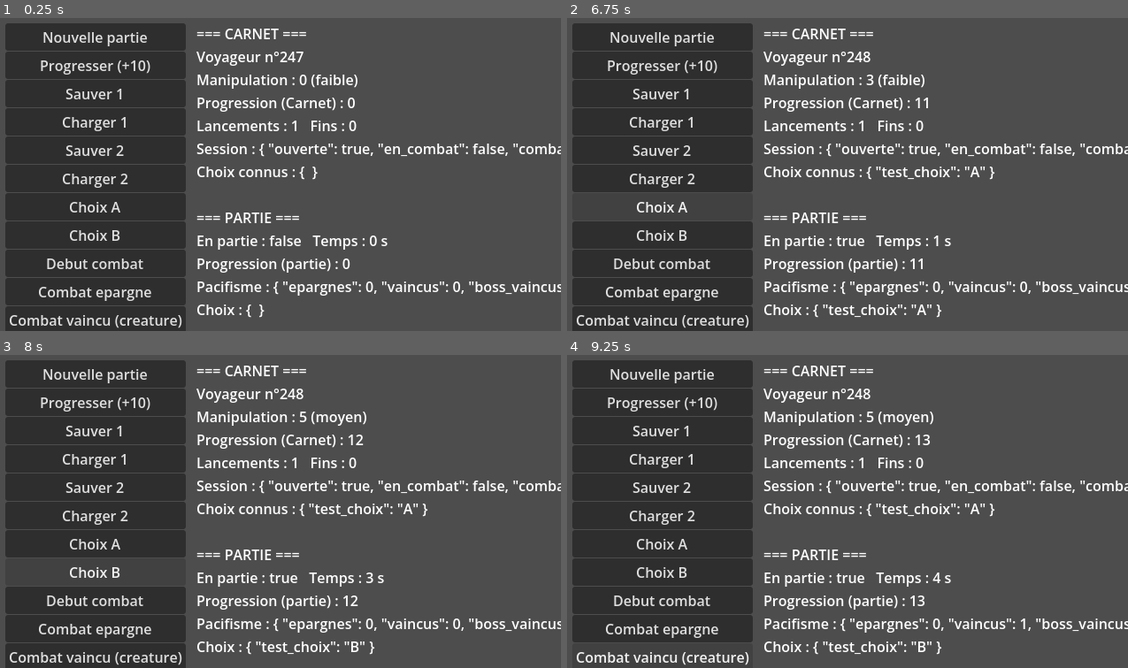
Above: before the commit, frames 1-4 (two rows, left to right).
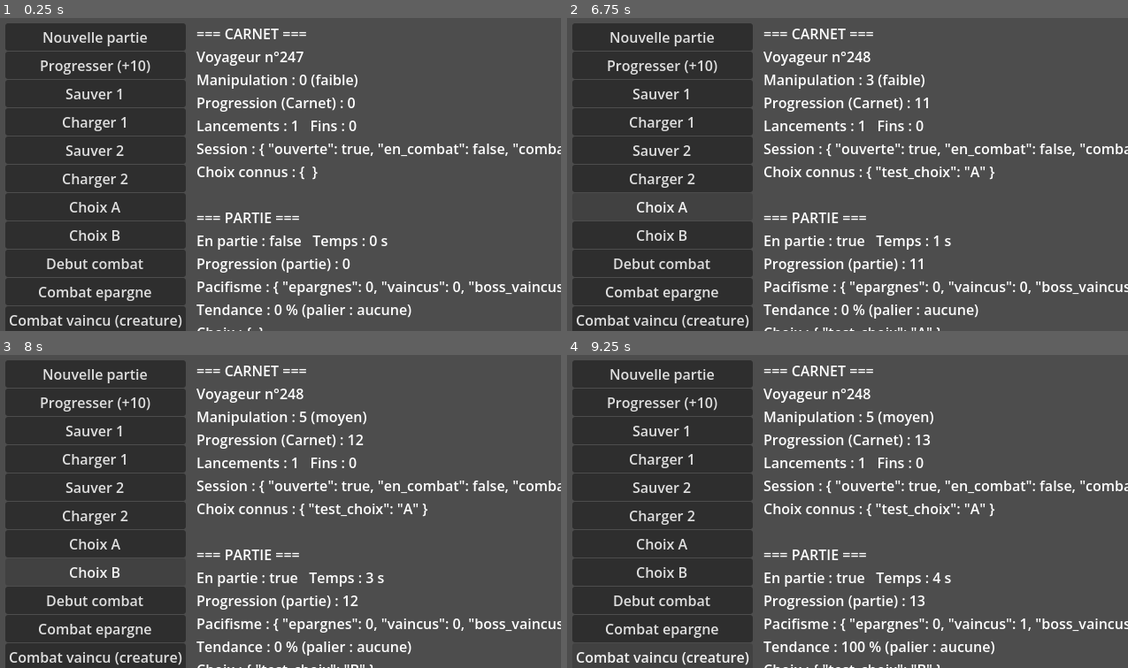
Above: after the commit, the same moments.

Repository: NightKiiro/voyageur-247
Game: Godot game, scene res://scenes/debug/carnet_debug.tscn
The game is run twice, just before and just after one commit, with the same random seed, the same clock (stepped at 60 frames per second) and the same inputs. The project has no main scene, so this scene is started directly.
Inputs:
- Up to frame 1 (0.25 s): no input
- Up to frame 2 (6.75 s): click "Combat epargne" at 0.5 s; click "Nouvelle partie" at 1.25 s; click "Nouvelle partie" at 2 s; click "Progresser (+10)" at 2.75 s; click "Sauver 1" at 3.5 s; click "Charger 1" at 4.25 s; click "Sauver 2" at 5 s; click "Charger 2" at 5.75 s; click "Choix A" at 6.5 s
- Up to frame 3 (8 s): click "Choix B" at 7.25 s
- Up to frame 4 (9.25 s): click "Debut combat" at 8 s; click "Combat vaincu (creature)" at 8.75 s

The runs differ from the first frame. In frame 1, 0.7% of the frame differs, in the area x 35-74%, y 91-100%; in frame 2, 0.8%; in frame 3, 0.9%; in frame 4, 0.9%, in the area x 35-77%, y 91-100%.

Commit message:
feat: add violence tendency for Lumi's in-game reactions

Diff:
--- a/scripts/autoload/game_state.gd
+++ b/scripts/autoload/game_state.gd
@@ -3,11 +3,16 @@
 ## Voir docs/STRUCTURE.md (les axes) et docs/MEMORY_SYSTEM.md (format des sauvegardes).
 
 signal etat_modifie
+signal palier_violence_change(palier: String)
 
 const LIEN_MAX := {"lumi": 10, "ortie": 5, "cardon": 5, "mirette": 5}
 ## Boss qui comptent pour la route Violente. À compléter avec les boss des actes 2 et 3.
 const BOSS_PRINCIPAUX := ["gardien_puits"]
 const SEUIL_VIOLENT := 0.7
+const SEUIL_TENDANCE_MARQUEE := 0.5
+const SEUIL_TENDANCE_FORTE := 0.8
+## Nombre de combats avant que la tendance ne compte (évite les 0 % / 100 % du premier combat).
+const MIN_COMBATS_TENDANCE := 3
 
 var en_partie := false
 var progression := 0
@@ -70,6 +75,7 @@
 # --- Combats ----------------------------------------------------------------
 
 func terminer_combat(epargne: bool, boss_id: String = "") -> void:
+	var palier_avant := get_palier_violence()
 	if epargne:
 		pacifisme["epargnes"] += 1
 	else:
@@ -80,18 +86,42 @@
 	Carnet.fin_combat()
 	avancer_progression()
 
-
-## "pacifiste", "mixte" ou "violent" (voir docs/STRUCTURE.md, section 2.1).
+	var palier_apres := get_palier_violence()
+	if palier_apres != palier_avant:
+		palier_violence_change.emit(palier_apres)
+
+
+## "pacifiste", "mixte" ou "violent" : décide de la fin (voir docs/STRUCTURE.md, section 2.1).
 func get_etat_pacifisme() -> String:
-	var vaincus: int = pacifisme["vaincus"]
-	var total: int = vaincus + int(pacifisme["epargnes"])
-	if vaincus == 0:
+	if int(pacifisme["vaincus"]) == 0:
 		return "pacifiste"
 	var boss_vaincus: Array = pacifisme["boss_vaincus"]
 	var tous_les_boss := BOSS_PRINCIPAUX.all(func(boss: String) -> bool: return boss_vaincus.has(boss))
-	if tous_les_boss and float(vaincus) / total >= SEUIL_VIOLENT:
+	if tous_les_boss and get_tendance_violence() >= SEUIL_VIOLENT:
 		return "violent"
 	return "mixte"
+
+
+## Part des combats terminés par la force, de 0.0 à 1.0.
+func get_tendance_violence() -> float:
+	var vaincus: int = pacifisme["vaincus"]
+	var total: int = vaincus + int(pacifisme["epargnes"])
+	if total == 0:
+		return 0.0
+	return float(vaincus) / total
+
+
+## "aucune", "marquee" ou "forte" : fait réagir Lumi pendant la partie.
+func get_palier_violence() -> String:
+	var total: int = int(pacifisme["vaincus"]) + int(pacifisme["epargnes"])
+	if total < MIN_COMBATS_TENDANCE:
+		return "aucune"
+	var tendance := get_tendance_violence()
+	if tendance >= SEUIL_TENDANCE_FORTE:
+		return "forte"
+	if tendance >= SEUIL_TENDANCE_MARQUEE:
+		return "marquee"
+	return "aucune"
 
 
 # --- Liens, vérité, inventaire ----------------------------------------------
--- a/scripts/debug/carnet_debug.gd
+++ b/scripts/debug/carnet_debug.gd
@@ -48,6 +48,7 @@
 	_ajouter_bouton(boutons, "Quitter", Carnet.quitter)
 
 	Carnet.souvenir_enregistre.connect(_on_souvenir_enregistre)
+	GameState.palier_violence_change.connect(_on_palier_violence_change)
 	_rafraichir()
 
 
@@ -72,6 +73,8 @@
 func _on_souvenir_enregistre(type: String, donnees: Dictionary) -> void:
 	print("[Carnet] %s %s" % [type, donnees])
 
+func _on_palier_violence_change(palier: String) -> void:
+	print("[GameState] Palier de violence : %s" % palier)
 
 func _progresser() -> void:
 	for i in 10:
@@ -95,6 +98,7 @@
 	lignes.append("En partie : %s   Temps : %d s" % [GameState.en_partie, int(GameState.temps_de_jeu)])
 	lignes.append("Progression (partie) : %d" % GameState.progression)
 	lignes.append("Pacifisme : %s (%s)" % [GameState.pacifisme, GameState.get_etat_pacifisme()])
+	lignes.append("Tendance : %d %% (palier : %s)" % [roundi(GameState.get_tendance_violence() * 100), GameState.get_palier_violence()])
 	lignes.append("Choix : %s" % GameState.choix)
 
 	lignes.append("")
Not shown, changed: docs/GDD.md
Not shown, changed: docs/STRUCTURE.md
